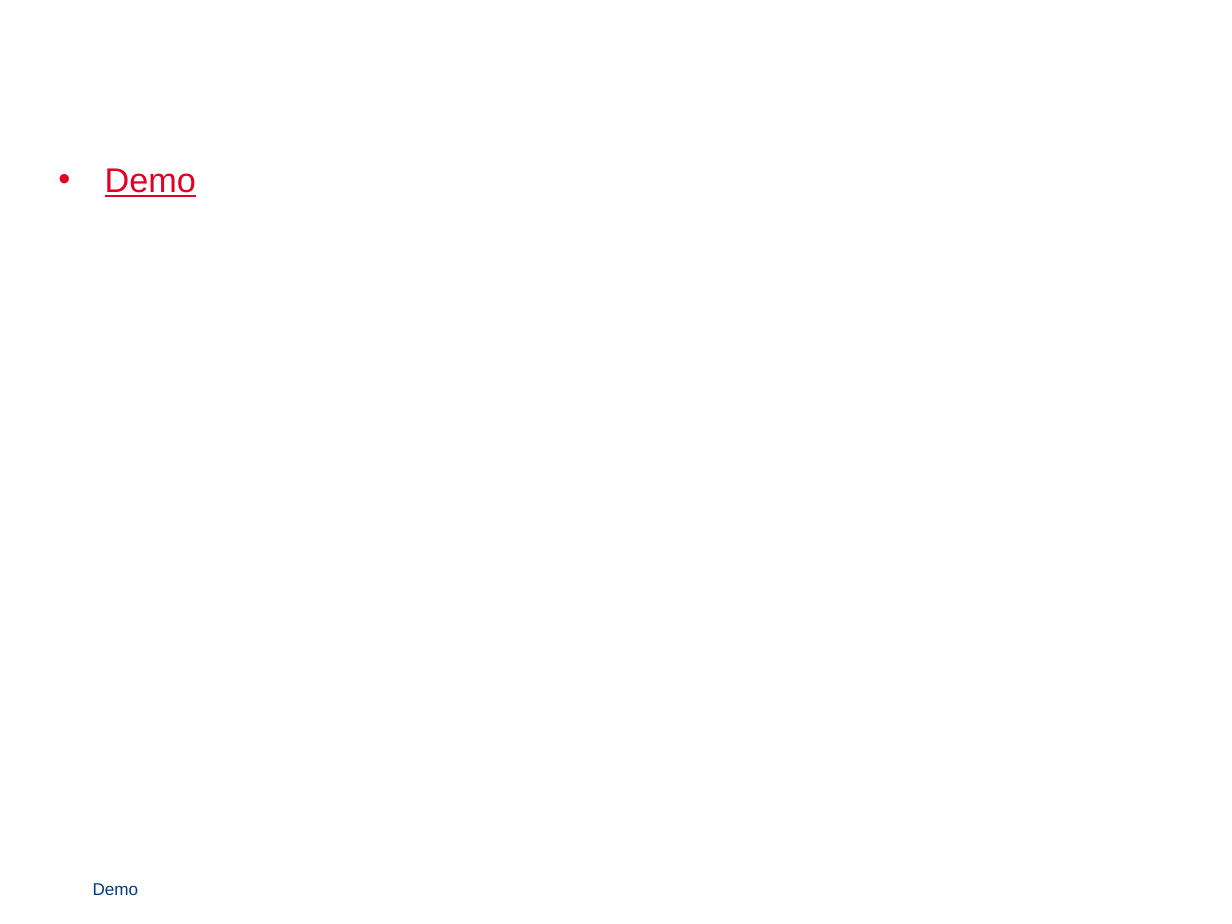
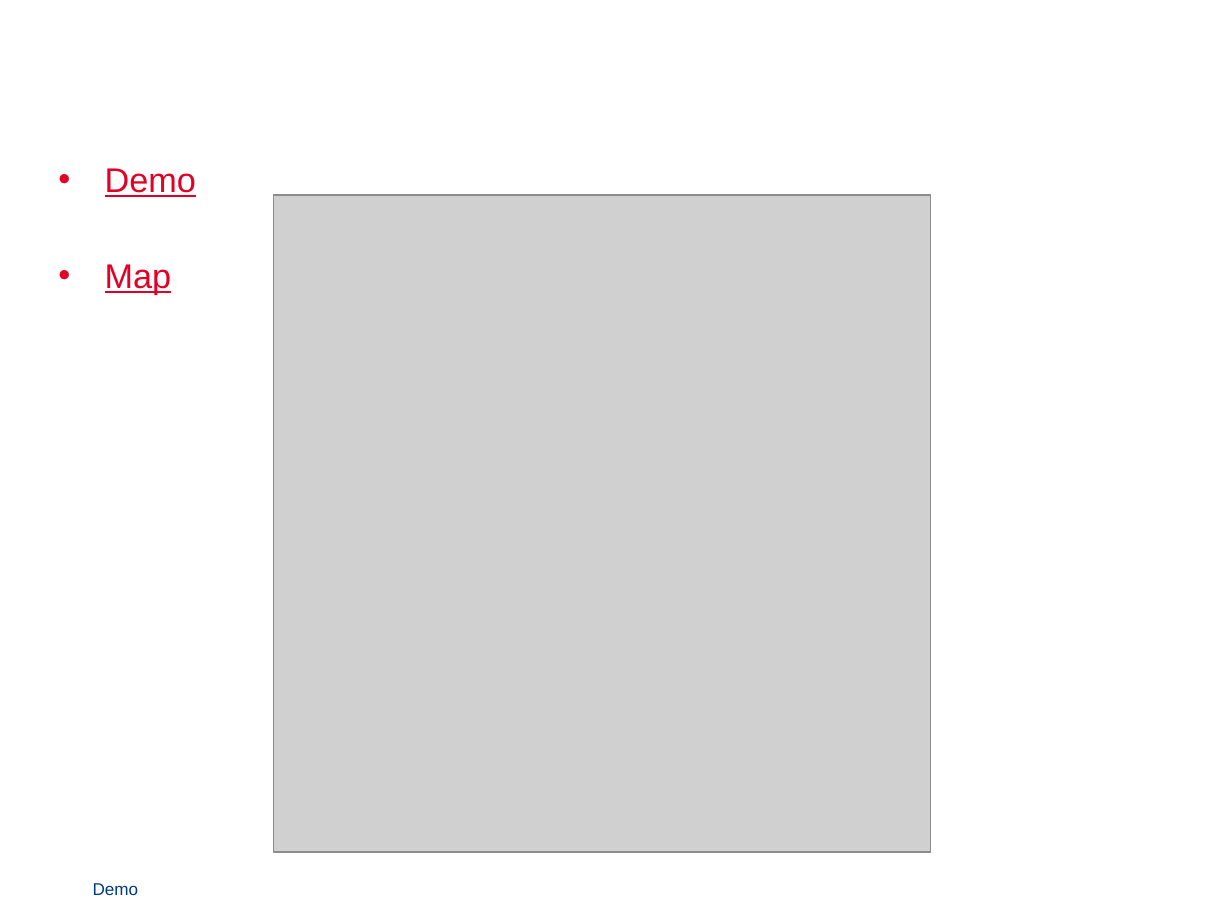
Before and after one commit to martijnvandijke/Computation-2, a slide deck: slide 9 of Presentation/Tower Defense.pptx (slide 17 before the commit). Drawn at 1232x924 pixels with LibreOffice and Linux fonts; fonts in the diff are those of the drawing; grey boxes stand for pictures; background and template pictures are left out. Boxes give left, top, right and bottom in pixels: in the first picture for what was removed or moved away, otherwise in the second. Text is boxed around its words. In the diff, an @@ line names an element or a change of style, - is before the commit and + after.

```diff
--- a/Presentation/Tower Defense.pptx
+++ b/Presentation/Tower Defense.pptx
@@ picture added at bbox=[274, 195, 930, 851] @@
@@ text at bbox=[105, 264, 172, 294]: paragraph added @@
+• Map
```
Also in this commit, not shown: 7 other slides changed, 36 other files.
